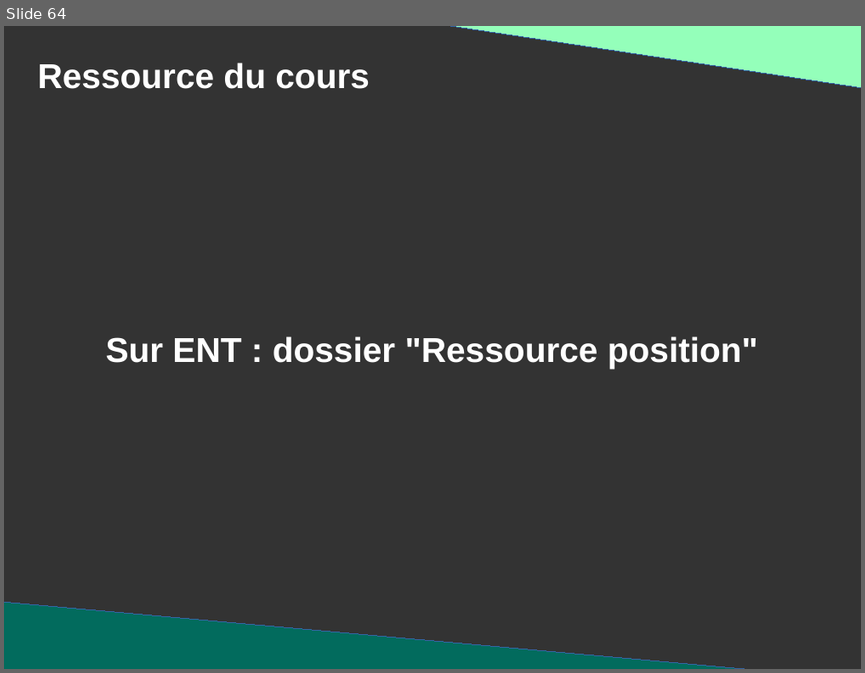
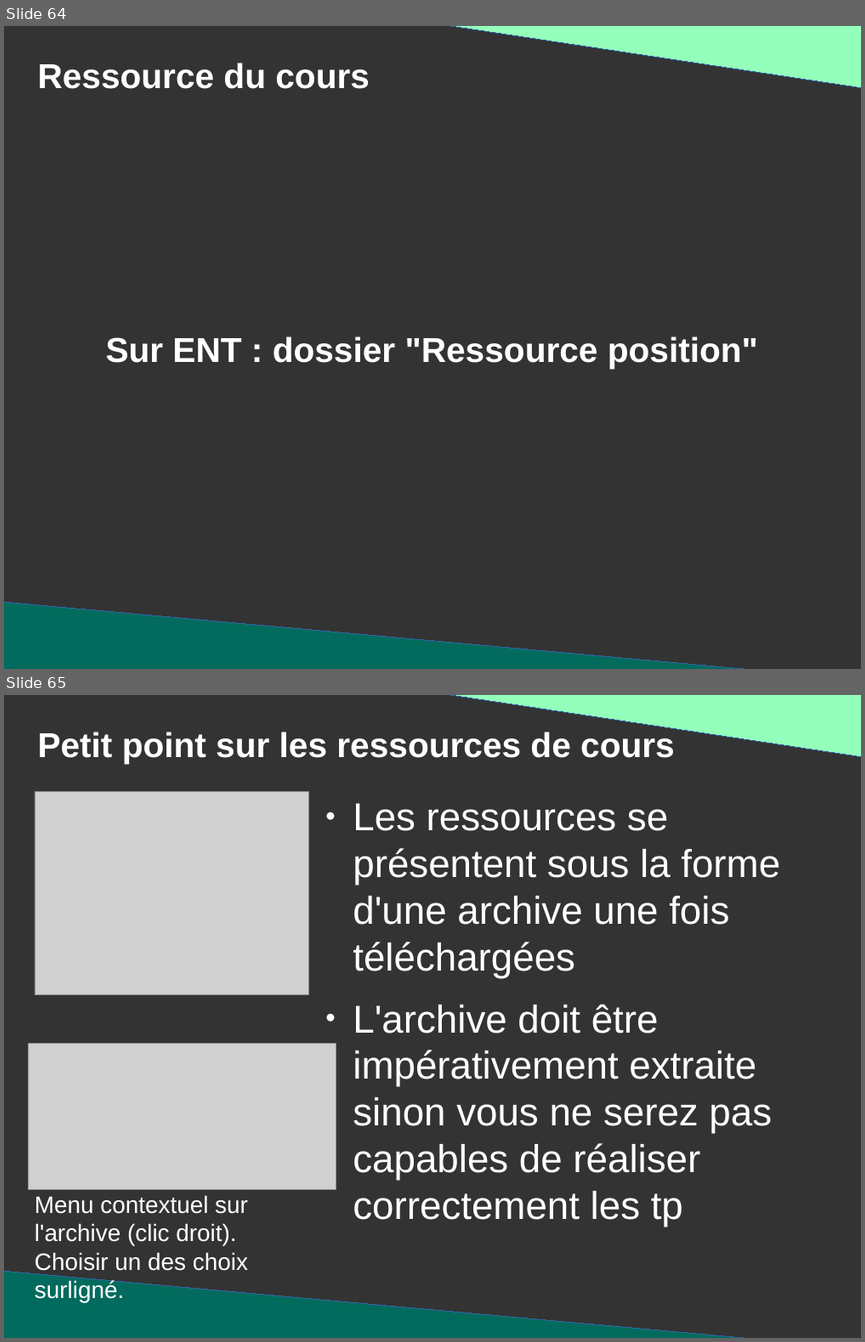
Before and after one commit to DanYellow/presentations, a slide deck: mmi/html/travaux-pratiques/numero-2/presentation.odp. Shown one above the other, each under a label of ours: slide 64 before the commit, slides 64 and 65 after it. The pictures are 865x673 and 865x1342 pixels, drawn with LibreOffice and Linux fonts; fonts in the diff are those of the drawing; grey boxes stand for pictures. Boxes give left, top, right and bottom in pixels: in the first picture for what was removed or moved away, otherwise in the second. Text is boxed around its words. In the diff, an @@ line names an element or a change of style, - is before the commit and + after.

```diff
--- a/mmi/html/travaux-pratiques/numero-2/presentation.odp
+++ b/mmi/html/travaux-pratiques/numero-2/presentation.odp
@@ slide 65 added at <box>4,695,861,1338</box>, background #333333 @@
@@ right triangle added at <box>420,695,861,757</box>, fill #94FFBA, outline #3465A4 0 pt @@
@@ title added at <box>38,732,675,764</box>, 32 pt, text #FFFFFF, bold @@
+Petit point sur les ressources de cours
@@ picture added at <box>35,792,308,995</box> @@
@@ text added at <box>352,803,780,1226</box>, 36 pt, text #FFFFFF @@
+● Les ressources se présentent sous la forme d'une archive une fois téléchargées
+● L'archive doit être impérativement extraite sinon vous ne serez pas capables de réaliser correctement les tp
@@ picture added at <box>28,1043,336,1189</box> @@
@@ title added at <box>35,1195,248,1303</box>, 22 pt, text #FFFFFF @@
+Menu contextuel sur l'archive (clic droit).
+Choisir un des choix surligné.
@@ right triangle added at <box>4,1270,805,1338</box>, fill #026B5D, outline #3465A4 0 pt @@
```
Also in this commit, not shown: 1 slide changed, 1 other slide added, 3 other files.
